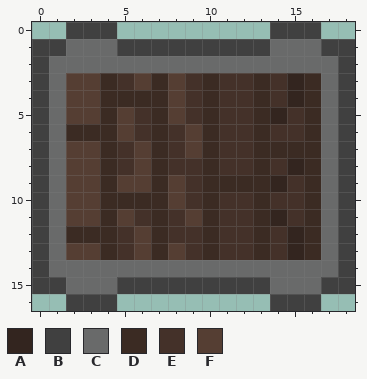
Pixel-art sprite, stored at GreatMeadow/Assets/Features/Map_Namespace/Map.png. This is how it looked before the edit.
The file is 19x17 pixels. Colours within 5 levels of each other are drawn and written as one.
Palette (. is transparent): A #33251f  B #404040  C #696a6a  D #3b2b23  E #443129  F #553e33
The same view after the edit:
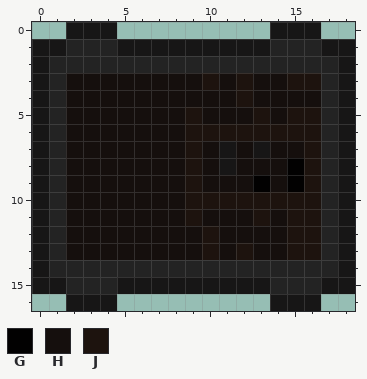
Colours new in this view: G #020101  H #150f0d  J #1d130e
Commit message: set darker background for map
The edit:
Colour B changes from #404040 to #171616.
Colour C changes from #696a6a to #232323.
Colour D gives way to colour B in row 7 at x 13.
Colour E gives way to colour B in rows 7 to 8 at x 11.
Colour A gives way to colour G in row 8 at x 15.
Colour D gives way to colour G in row 9 at x 13.
Colour E gives way to colour G in row 9 at x 15.
Colour A gives way to colour H in row 4 at x 15; in row 5 at x 14; in row 9 at x 14; in row 11 at x 14.
Colour D gives way to colour H in row 3 at x 4, 7 and 13; in row 4 at x 4 to 7, 10, 13 and 16; in row 5 at x 4, 7 and 10; in row 6 at x 2 to 4 and 7; in row 7 at x 4, 7, 10 and 14 to 15; in row 8 at x 4, 7, 10 and 13.
Colour D gives way to colour H in row 9 at x 4, 7 and 10 to 12; in row 10 at x 4 to 7; in row 11 at x 4, 7 and 10; in row 12 at x 2 to 4, 7 and 13; in row 13 at x 4, 7 and 13.
Colour E gives way to colour H in row 3 at x 5, 9, 11 and 14; in row 4 at x 9, 11 and 14; in row 5 at x 6 and 11 to 12; in row 6 at x 6 and 8; in row 7 at x 5, 8 and 12; in row 8 at x 5, 8, 12 and 14.
Colour E gives way to colour H in row 11 at x 6, 8 and 11 to 12; in row 12 at x 5, 8 to 9, 11 to 12 and 14; in row 13 at x 5, 9, 11 and 14.
Colour F gives way to colour H in row 3 at x 2 to 3, 6 and 8; in row 4 at x 2 to 3 and 8; in row 5 at x 2 to 3, 5 and 8; in row 6 at x 5; in rows 7 to 8 at x 2 to 3 and 6; in row 9 at x 2 to 3, 5 to 6 and 8.
Colour F gives way to colour H in row 10 at x 2 to 3 and 8; in row 11 at x 2 to 3 and 5; in row 12 at x 6; in row 13 at x 2 to 3, 6 and 8.
Colour A gives way to colour J in row 3 at x 15; in rows 12 to 13 at x 15.
Colour D gives way to colour J in row 3 at x 10 and 16; in row 5 at x 13 and 16; in row 6 at x 10, 13 and 16; in rows 7 to 9 at x 16; in row 10 at x 10, 13 and 16; in row 11 at x 13 and 16.
Colour D gives way to colour J in rows 12 to 13 at x 10 and 16.
Colour E gives way to colour J in rows 3 to 4 at x 12; in row 5 at x 9 and 15; in row 6 at x 11 to 12 and 14 to 15; in rows 8 to 9 at x 9; in row 10 at x 9, 11 to 12 and 14 to 15; in row 11 at x 15.
Colour E gives way to colour J in row 13 at x 12.
Colour F gives way to colour J in rows 6 to 7 at x 9; in row 11 at x 9.
Changed places in both pictures, as pixel boxes (x1, y1, x2, y2):
changed: (32, 22, 355, 311)
